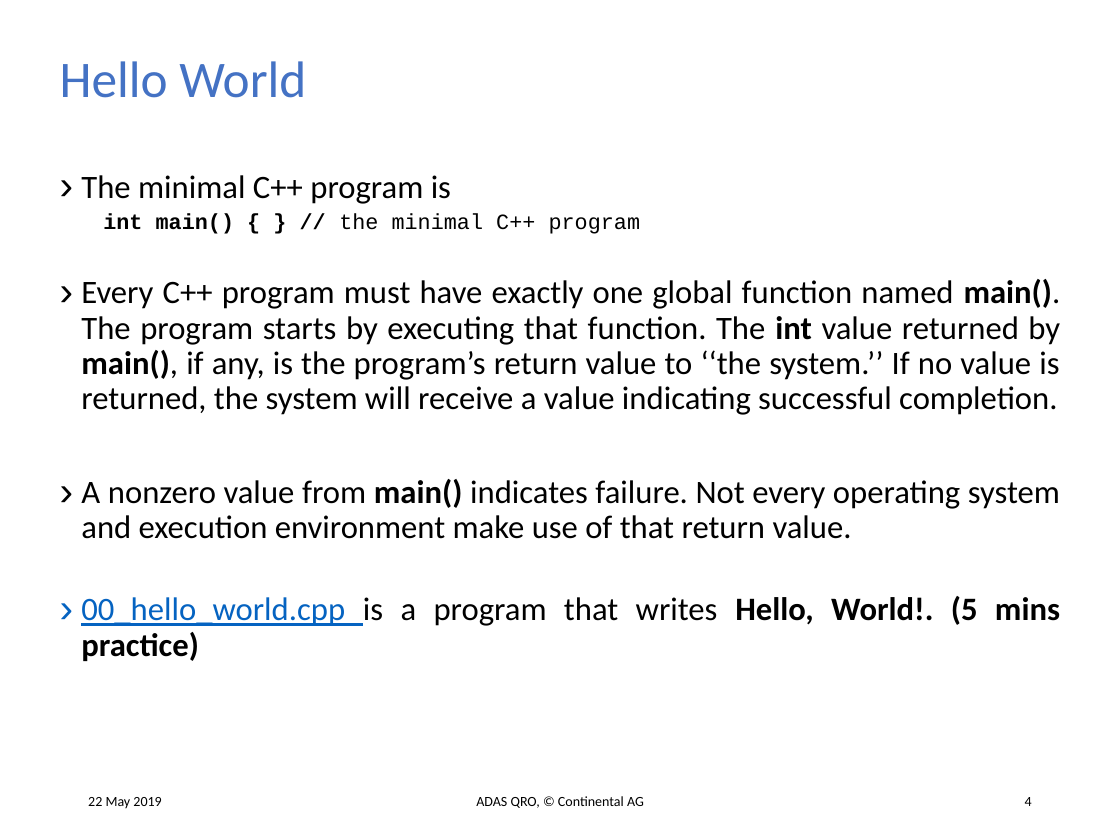
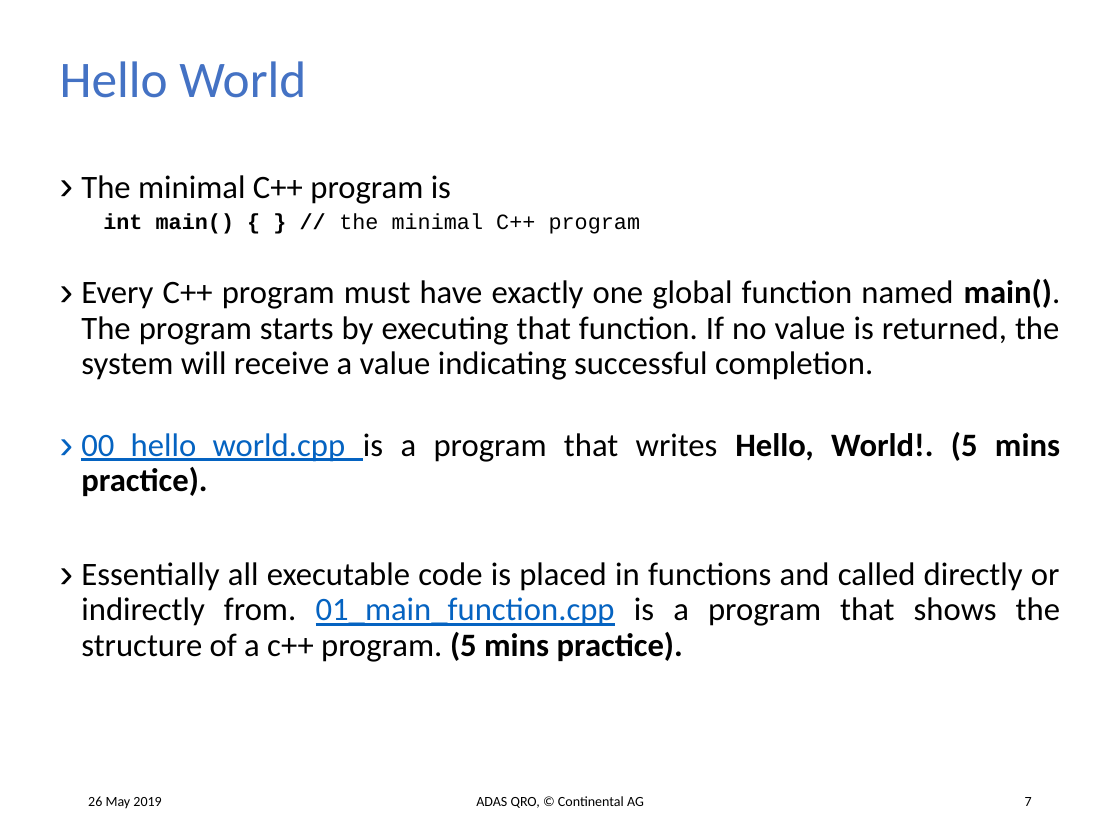
Before and after one commit to tehuano/cpp-basics, a slide deck: slide 7 of c++.pptx (slide 4 before the commit). Drawn at 1120x840 pixels with LibreOffice and Linux fonts; fonts in the diff are those of the drawing. Boxes give left, top, right and bottom in pixels: in the first picture for what was removed or moved away, otherwise in the second. Text is boxed around its words. In the diff, an @@ line names an element or a change of style, - is before the commit and + after.

```diff
--- a/c++.pptx
+++ b/c++.pptx
@@ text at [81, 279, 1061, 662]: text changed @@
-› Every C++ program must have exactly one global function named main(). The program starts by executing that function. The int value returned by main(), if any, is the program’s return value to ‘‘the system.’’ If no value is returned, the system will receive a value indicating successful completion.
-› A nonzero value from main() indicates failure. Not every operating system and execution environment make use of that return value.
-› 00_hello_world.cpp is a program that writes Hello, World!. (5 mins practice)
+› Every C++ program must have exactly one global function named main(). The program starts by executing that function. If no value is returned, the system will receive a value indicating successful completion.
+› 00_hello_world.cpp is a program that writes Hello, World!. (5 mins practice).
+› Essentially all executable code is placed in functions and called directly or indirectly from. 01_main_function.cpp is a program that shows the structure of a c++ program. (5 mins practice).
@@ text at [88, 796, 161, 809]: text changed @@
-22 May 2019
+26 May 2019
@@ page number at [1025, 797, 1032, 806]: text changed @@
-4
+7
```
Also in this commit, not shown: 4 other slides changed, 11 slides added, 1 other file.
